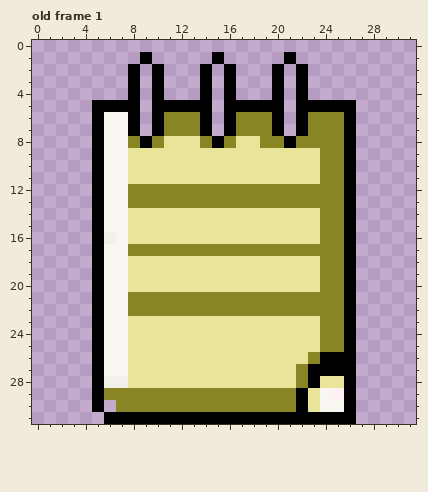
Pixel-art file -- Art/Items/notepad.aseprite. Above, as it was before the edit.
32x32 pixels, 1 frame. Colours within 5 levels of each other are drawn and written as one. Shown: old frame 1. The commit also changed other frames, which this record leaves out.
The result:
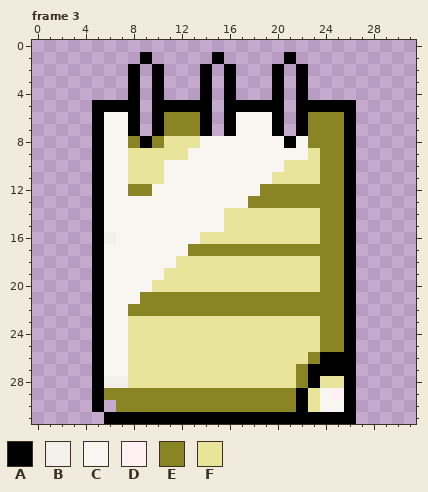
Palette (. is transparent): A #000000  B #f3f0eb  C #f9f6f1  D #fff0f3  E #898424  F #e8e59b
A new or re-ordered frame is compared with the old frame closest to it.
Edits made:
frames 1 -> 7
--- frame 3 is new; against old frame 1
@@ x 6..24 @@
  5 AAA.AAAAA.AAAAA.AAA
- 6 CCA.AEEEA.AEEEA.AEE
- 7 CCA.AEEEA.AEEEA.AEE
- 8 CCEAEFFFEAEFFEEAEEE
- 9 CCFFFFFFFFFFFFFFFFE
-10 CCFFFFFFFFFFFFFFFFE
-11 CCFFFFFFFFFFFFFFFFE
-12 CCEEEEEEEEEEEEEEEEE
-13 CCEEEEEEEEEEEEEEEEE
-14 CCFFFFFFFFFFFFFFFFE
-15 CCFFFFFFFFFFFFFFFFE
-16 BCFFFFFFFFFFFFFFFFE
-17 CCEEEEEEEEEEEEEEEEE
-18 CCFFFFFFFFFFFFFFFFE
-19 CCFFFFFFFFFFFFFFFFE
-20 CCFFFFFFFFFFFFFFFFE
-21 CCEEEEEEEEEEEEEEEEE
+ 6 CCA.AEEEA.ACCCA.AEE
+ 7 CCA.AEEEA.ACCCA.AEE
+ 8 CCEAEFFFCCCCCCCACEE
+ 9 CCFFFFFCCCCCCCCCCFE
+10 CCFFFCCCCCCCCCCFFFE
+11 CCFFFCCCCCCCCCFFFFE
+12 CCEECCCCCCCCCEEEEEE
+13 CCCCCCCCCCCCEEEEEEE
+14 CCCCCCCCCCFFFFFFFFE
+15 CCCCCCCCCCFFFFFFFFE
+16 BCCCCCCCFFFFFFFFFFE
+17 CCCCCCCEEEEEEEEEEEE
+18 CCCCCCFFFFFFFFFFFFE
+19 CCCCCFFFFFFFFFFFFFE
+20 CCCCFFFFFFFFFFFFFFE
+21 CCCEEEEEEEEEEEEEEEE
 22 CCEEEEEEEEEEEEEEEEE
